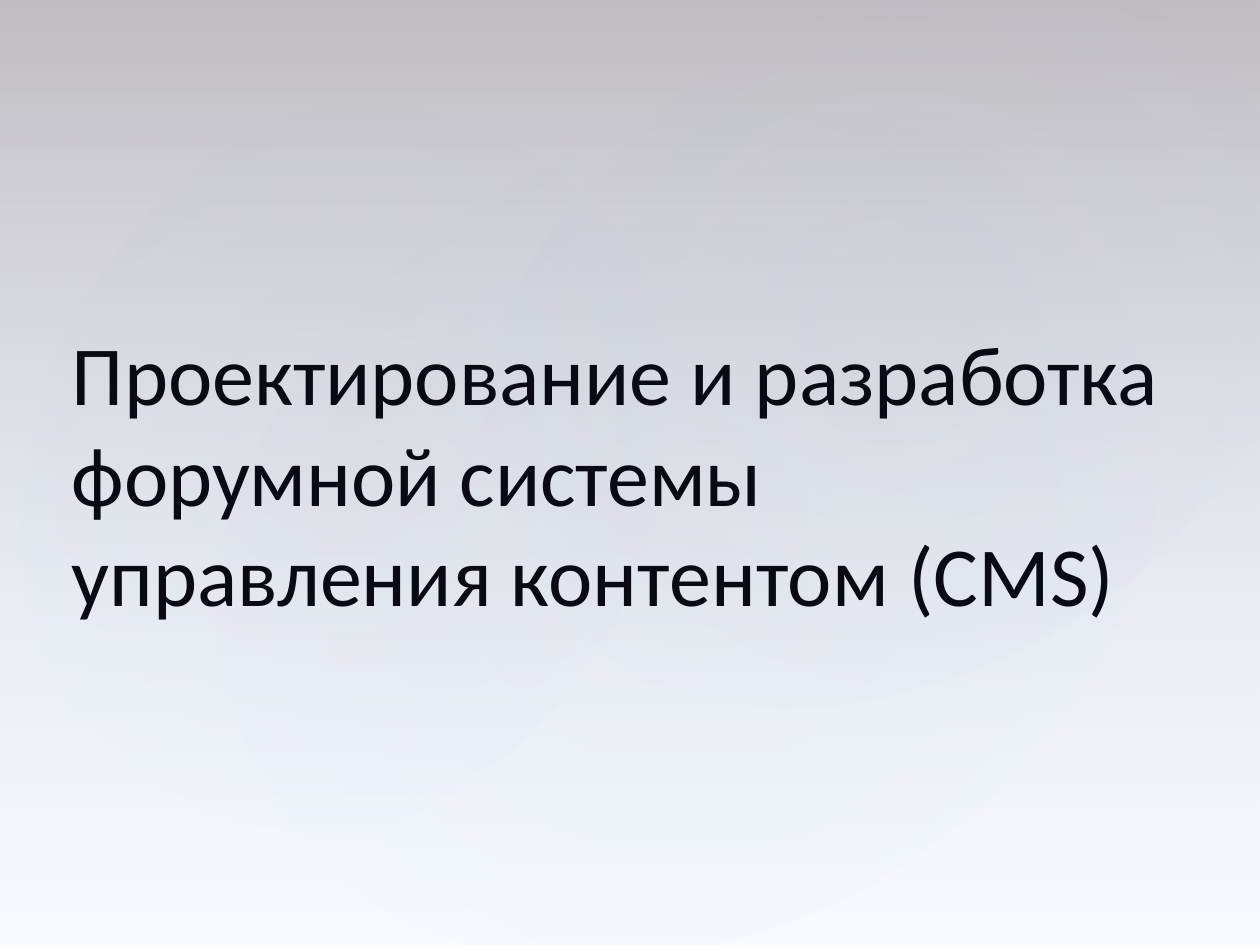
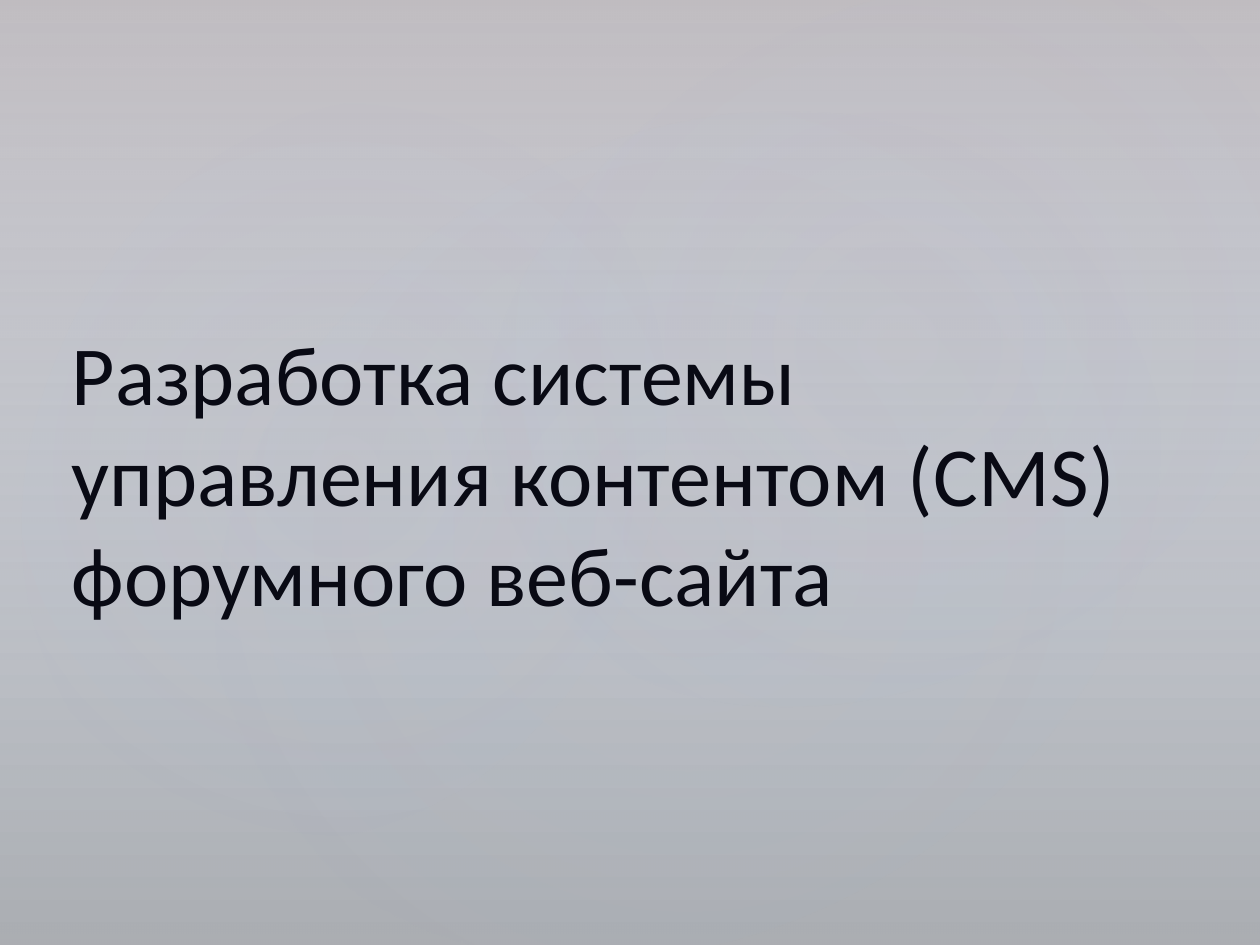
Before and after one commit to serpikovs/in40, a slide deck: slide 1 of !docs/common.pptx. Drawn at 1260x945 pixels with LibreOffice and Linux fonts; fonts in the diff are those of the drawing. Boxes give left, top, right and bottom in pixels: in the first picture for what was removed or moved away, otherwise in the second. Text is boxed around its words. In the diff, an @@ line names an element or a change of style, - is before the commit and + after.

```diff
--- a/!docs/common.pptx
+++ b/!docs/common.pptx
@@ background #FFFFFF to gradient #FFFFFF to #ABABAB @@
@@ text at (72, 348, 1115, 620): text changed @@
-Проектирование и разработка форумной системы управления контентом (CMS)
+Разработка системы управления контентом (CMS) форумного веб-сайта
```
Also in this commit, not shown: 20 other slides changed, 1 slide added, 7 slides removed.
